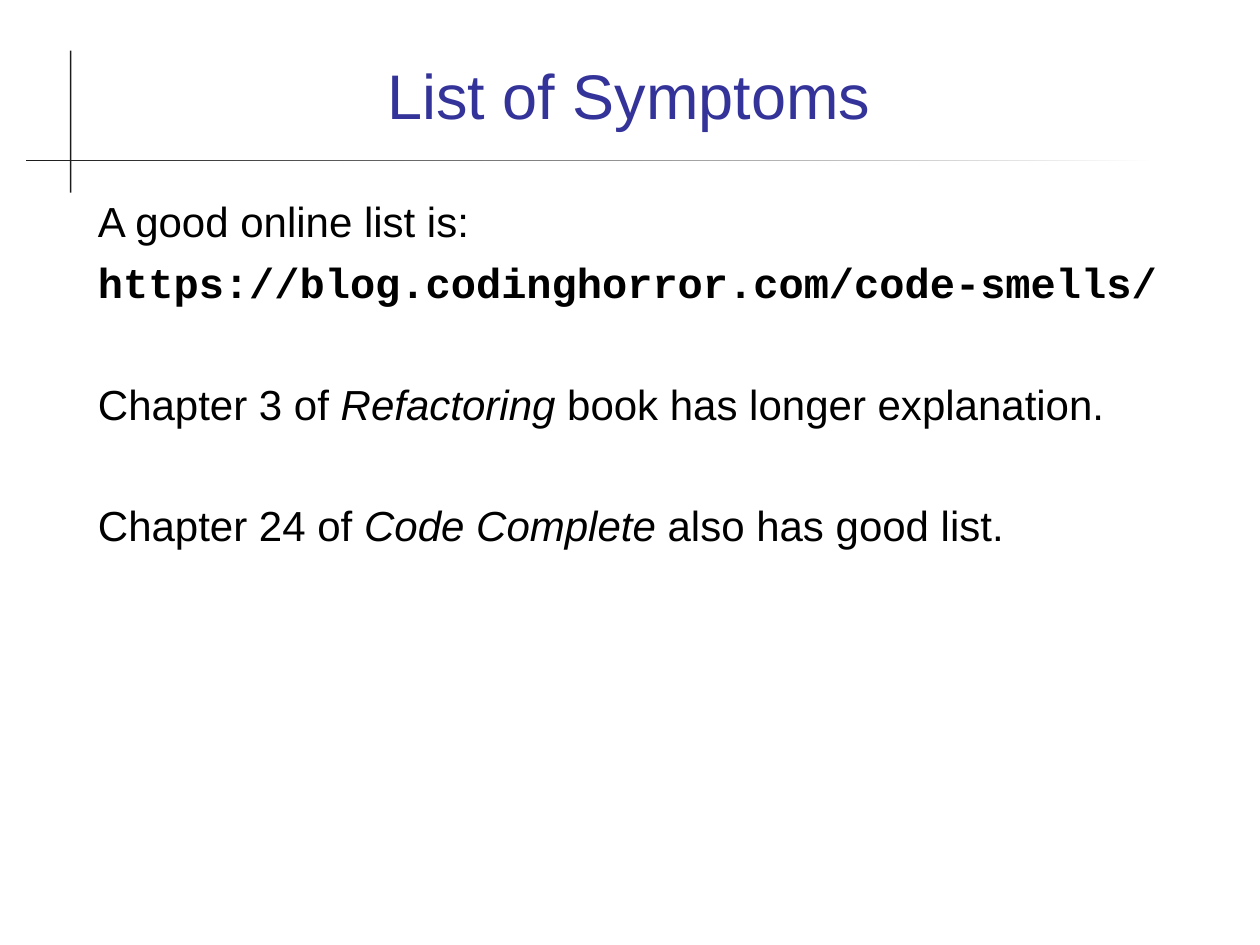
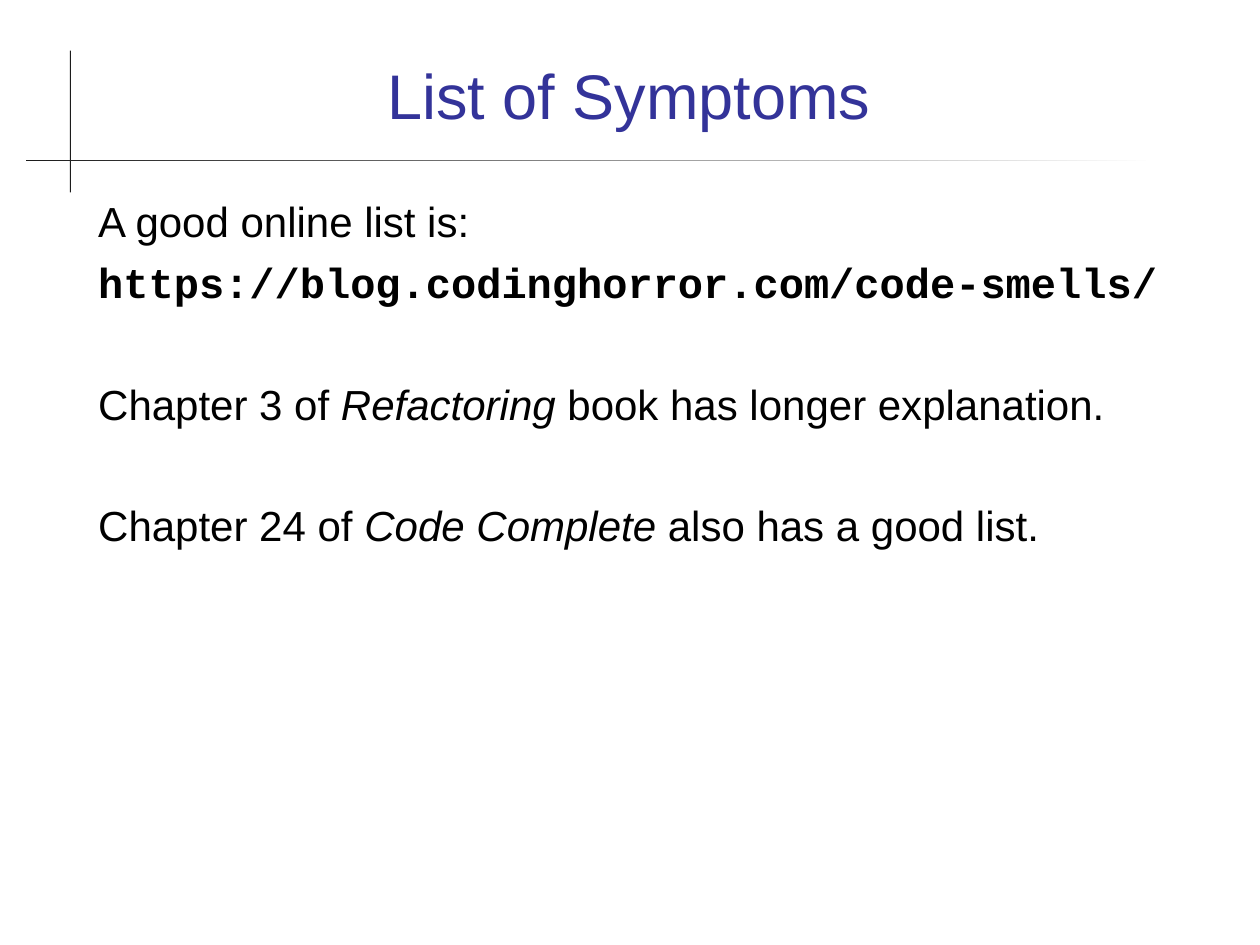
Before and after one commit to cpske/ISP, a slide deck: slide 13 of refactoring/Refactoring-Patterns.ppt (slide 11 before the commit). Drawn at 1260x945 pixels with LibreOffice and Linux fonts; fonts in the diff are those of the drawing. Boxes give left, top, right and bottom in pixels: in the first picture for what was removed or moved away, otherwise in the second. Text is boxed around its words. In the diff, an @@ line names an element or a change of style, - is before the commit and + after.

```diff
--- a/refactoring/Refactoring-Patterns.ppt
+++ b/refactoring/Refactoring-Patterns.ppt
@@ text at (98, 510, 1039, 550): text changed @@
-Chapter 24 of Code Complete also has good list.
+Chapter 24 of Code Complete also has a good list.
```
Also in this commit, not shown: 13 other slides changed, 2 slides added, 18 other files.
